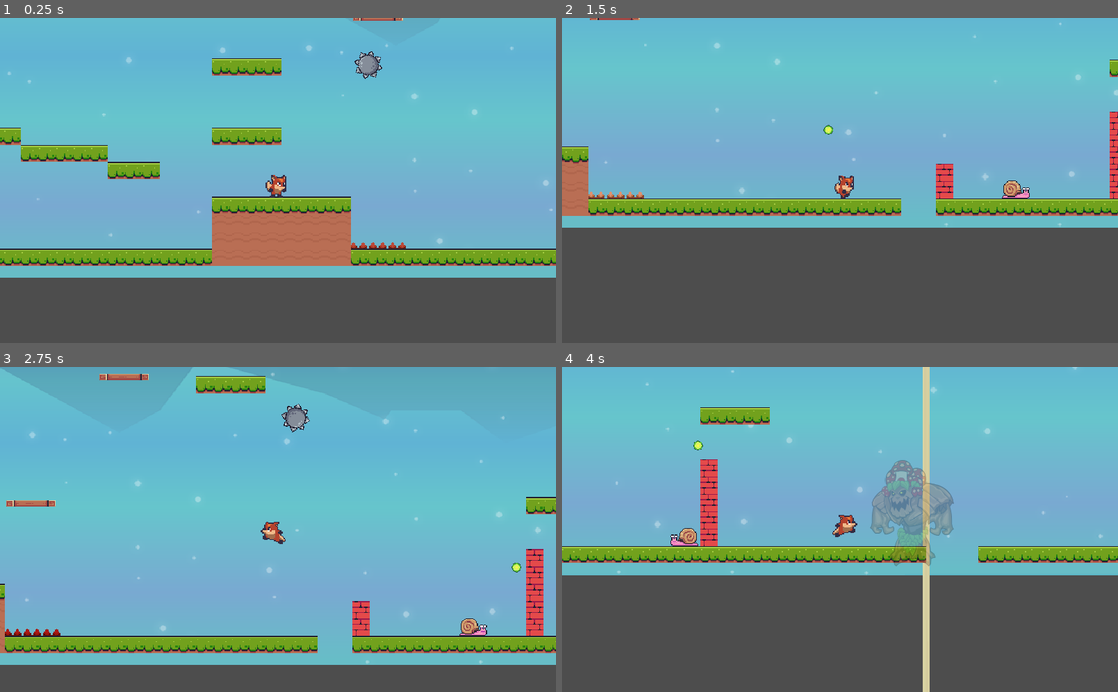
Above: before the commit, frames 1-4 (two rows, left to right).
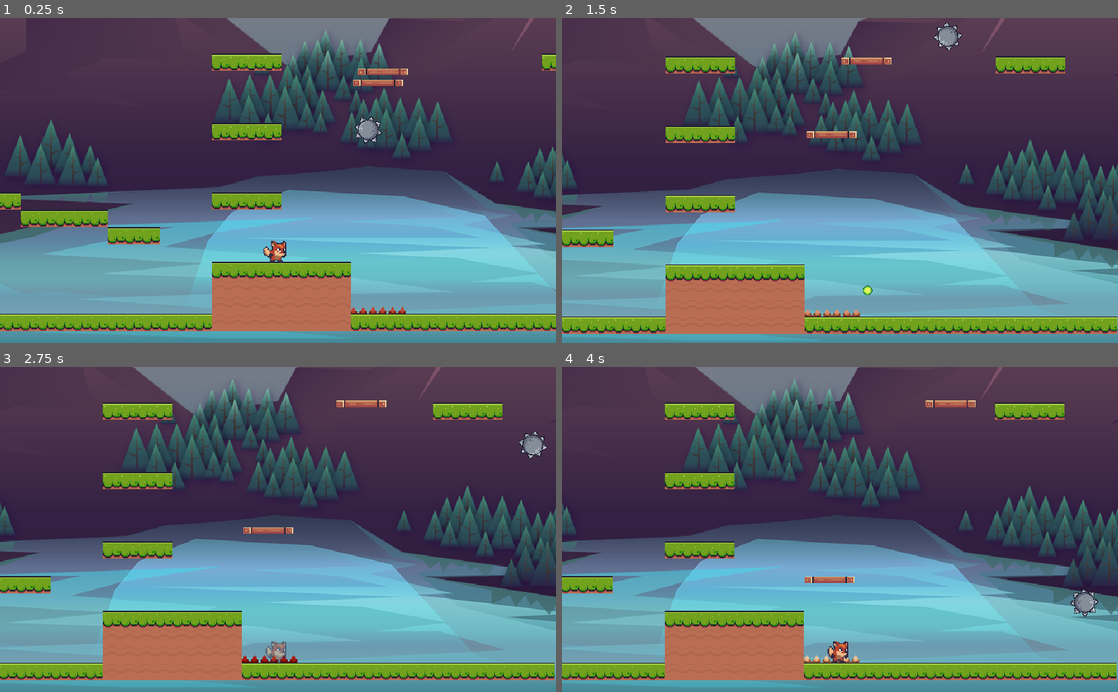
Above: after the commit, the same moments.

Repository: JerryHobby/Foxy-Antics
Game: Godot game, scene res://Scenes/LevelBase/level_base.tscn
The game is run twice, just before and just after one commit, with the same random seed, the same clock (stepped at 60 frames per second) and the same inputs.
Inputs:
- Up to frame 1 (0.25 s): no input
- Up to frame 2 (1.5 s): hold Up (jump) 0.53-1.28 s; hold Right (right) from 0.53 s (still down); tap Alt (shoot) at 1.35 s
- Up to frame 3 (2.75 s): tap Up (jump) at 1.52, 1.55, 1.82 s; release Right (right) at 2.03 s; hold Left (left) from 2.03 s (still down); hold Up (jump) from 2.03 s (still down)
- Up to frame 4 (4 s): release Left (left) at 2.78 s; release Up (jump) at 2.78 s; hold Right (right) from 2.78 s (still down); tap Alt (shoot) at 2.85 s; tap Up (jump) at 3.02, 3.05, 3.32 s; hold Up (jump) from 3.53 s (still down)

The runs differ from the first frame. In frame 1, 93% of the frame differs, in the area x 0-100%, y 0-100%; in frame 2, 98%; in frame 3, 87%; in frame 4, 98%.

Commit message:
sounds, music, cam limits

Diff:
--- a/Scenes/LevelBase/level_base.gd
+++ b/Scenes/LevelBase/level_base.gd
@@ -2,13 +2,15 @@
 @onready var player_cam = $PlayerCam
 @onready var player = $Player
 @onready var exit_barrier = $ExitBarrier
-
+@onready var music = $Music
 
 
 # Called when the node enters the scene tree for the first time.
 func _ready():
 	SignalManager.on_boss_killed.connect(on_boss_killed)
-	pass # Replace with function body.
+	if GameManager.music:
+		music.play()
+
 
 
 func on_boss_killed(_p) -> void:
--- a/Scenes/LevelBase/level_base.tscn
+++ b/Scenes/LevelBase/level_base.tscn
@@ -11,14 +11,8 @@
 [ext_resource type="PackedScene" uid="uid://d130c2xgv5gr0" path="res://Scenes/FloorSpikes/floor_spikes.tscn" id="8_7o0p0"]
 [ext_resource type="PackedScene" uid="uid://tbf5gyfsa8gk" path="res://Scenes/Boss/boss.tscn" id="9_ljh2n"]
 [ext_resource type="PackedScene" uid="uid://dob21ty2r8cnf" path="res://Scenes/Checkpoint/checkpoint.tscn" id="10_ndwt6"]
-[ext_resource type="Texture2D" uid="uid://brqoupqaulmln" path="res://assets/backgrounds/game_background_1/layers/sky.png" id="12_2722f"]
 [ext_resource type="PackedScene" uid="uid://cpi411ufjqtvm" path="res://Scenes/Enemies/snail.tscn" id="12_qqupd"]
-[ext_resource type="Texture2D" uid="uid://dtavghabf5145" path="res://assets/backgrounds/game_background_1/layers/rocks_1.png" id="13_8h3oi"]
-[ext_resource type="Texture2D" uid="uid://cqiukwc88othh" path="res://assets/backgrounds/game_background_1/layers/rocks_2.png" id="13_dmutj"]
-[ext_resource type="Texture2D" uid="uid://baj8u675i0xg1" path="res://assets/backgrounds/game_background_1/layers/clouds_1.png" id="13_motps"]
-[ext_resource type="Texture2D" uid="uid://bbxfujwri4r2m" path="res://assets/backgrounds/game_background_1/layers/clouds_2.png" id="14_x02tx"]
-[ext_resource type="Texture2D" uid="uid://2iuy087833k1" path="res://assets/backgrounds/game_background_1/layers/clouds_3.png" id="15_jgleq"]
-[ext_resource type="Texture2D" uid="uid://i0rcn51gk4bw" path="res://assets/backgrounds/game_background_1/layers/clouds_4.png" id="16_sdmap"]
+[ext_resource type="AudioStream" uid="uid://cyv7esyhc7f74" path="res://assets/sound/Flowing Rocks.ogg" id="13_to7hd"]
 
 [sub_resource type="RectangleShape2D" id="RectangleShape2D_rhy4x"]
 size = Vector2(31.4513, 20)
@@ -33,83 +27,16 @@
 script = ExtResource("1_2kwnp")
 
 [node name="ScrollingBG" parent="." instance=ExtResource("2_eham7")]
-level_number = 4
-
-[node name="ParallaxBackground" type="ParallaxBackground" parent="."]
-visible = false
-offset = Vector2(2.08165e-12, 50)
-transform = Transform2D(1, 0, 0, 1, 2.08165e-12, 50)
-
-[node name="Sky" type="ParallaxLayer" parent="ParallaxBackground"]
-motion_mirroring = Vector2(1440, 0)
-
-[node name="Sprite2D" type="Sprite2D" parent="ParallaxBackground/Sky"]
-scale = Vector2(0.75, 0.75)
-texture = ExtResource("12_2722f")
-offset = Vector2(0, -540)
-
-[node name="Clouds 1" type="ParallaxLayer" parent="ParallaxBackground"]
-motion_scale = Vector2(0.2, 1)
-motion_mirroring = Vector2(1440, 0)
-
-[node name="Sprite2D" type="Sprite2D" parent="ParallaxBackground/Clouds 1"]
-scale = Vector2(0.75, 0.75)
-texture = ExtResource("13_motps")
-offset = Vector2(0, -540)
-
-[node name="Clouds 2" type="ParallaxLayer" parent="ParallaxBackground"]
-motion_scale = Vector2(0.4, 1)
-motion_mirroring = Vector2(1440, 0)
-
-[node name="Sprite2D" type="Sprite2D" parent="ParallaxBackground/Clouds 2"]
-scale = Vector2(0.75, 0.75)
-texture = ExtResource("14_x02tx")
-offset = Vector2(0, -540)
-
-[node name="Clouds 3" type="ParallaxLayer" parent="ParallaxBackground"]
-motion_scale = Vector2(0.6, 1)
-motion_mirroring = Vector2(1440, 0)
-
-[node name="Sprite2D" type="Sprite2D" parent="ParallaxBackground/Clouds 3"]
-scale = Vector2(0.75, 0.75)
-texture = ExtResource("15_jgleq")
-offset = Vector2(0, -540)
-
-[node name="Clouds 4" type="ParallaxLayer" parent="ParallaxBackground"]
-motion_scale = Vector2(0.8, 1)
-motion_mirroring = Vector2(1440, 0)
-
-[node name="Sprite2D" type="Sprite2D" parent="ParallaxBackground/Clouds 4"]
-scale = Vector2(0.75, 0.75)
-texture = ExtResource("16_sdmap")
-offset = Vector2(0, -540)
-
-[node name="Rocks 2" type="ParallaxLayer" parent="ParallaxBackground"]
-motion_scale = Vector2(0.4, 1)
-motion_mirroring = Vector2(1440, 0)
-
-[node name="Sprite2D" type="Sprite2D" parent="ParallaxBackground/Rocks 2"]
-scale = Vector2(0.75, 0.75)
-texture = ExtResource("13_8h3oi")
-offset = Vector2(0, -540)
-
-[node name="Rocks 1" type="ParallaxLayer" parent="ParallaxBackground"]
-motion_scale = Vector2(0.7, 1)
-motion_mirroring = Vector2(1440, 0)
-
-[node name="Sprite2D" type="Sprite2D" parent="ParallaxBackground/Rocks 1"]
-scale = Vector2(0.75, 0.75)
-texture = ExtResource("13_dmutj")
-offset = Vector2(0, -540)
 
 [node name="TileMap" type="TileMap" parent="."]
 position = Vector2(25, -11)
 tile_set = ExtResource("1_pjscn")
 format = 2
-layer_0/tile_data = PackedInt32Array(-65536, 458752, 1, -655 …(12237 unchanged characters)… -2097152, 458752, 0, -2031617, 458752, 0)
+layer_0/tile_data = PackedInt32Array(-65536, 458752, 1, -655 …(12237 unchanged characters)… -2097152, 458752, 0, -2031617, 458752, 0, -65685, 131072, 1, -131221, 131072, 1, -196757, 131072, 1, -262293, 131072, 1, -327829, 131072, 1, -393365, 131072, 1, -458901, 131072, 1, -524437, 131072, 1, -589973, 131072, 1, -655509, 131072, 1, -721045, 131072, 1, -786581, 131072, 1, -852117, 131072, 1, -917653, 131072, 1, -983189, 131072, 1, -1048725, 131072, 1, -1114261, 131072, 1, -1179797, 131072, 1, -1245333, 131072, 1, -1310869, 131072, 1, -1376405, 131072, 1, -1441941, 131072, 1)
 
 [node name="PlayerCam" parent="." instance=ExtResource("2_puia3")]
 zoom = Vector2(2, 2)
+limit_left = -2500
 
 [node name="Floor" type="Area2D" parent="."]
 position = Vector2(2.08165e-12, 25)
@@ -121,7 +48,7 @@
 shape = SubResource("RectangleShape2D_rhy4x")
 
 [node name="Player" parent="." instance=ExtResource("3_d7dg1")]
-position = Vector2(86, -94)
+position = Vector2(86, -91)
 
 [node name="MovingPlatform1" parent="." node_paths=PackedStringArray("p1", "p2") instance=ExtResource("6_lgjyg")]
 position = Vector2(178, -248)
@@ -185,3 +112,6 @@
 
 [node name="Snail" parent="." instance=ExtResource("12_qqupd")]
 position = Vector2(504, -35)
+
+[node name="Music" type="AudioStreamPlayer" parent="."]
+stream = ExtResource("13_to7hd")
--- a/Scenes/Player/player.gd
+++ b/Scenes/Player/player.gd
@@ -13,9 +13,9 @@
 
 
 const GRAVITY:float = 1000.0
-const RUN_SPEED:float = 320.0 # 120
+const RUN_SPEED:float = 120
 const MAX_FALL_SPEED:float = 400.0
-const JUMP_VELOCITY:float = -400.0
+const JUMP_VELOCITY:float = -350.0
 const HURT_JUMP_VELOCITY:Vector2 = Vector2(0, -150)
 
 
@@ -109,7 +109,7 @@
 		PLAYER_STATE.RUN:
 			animation_player.play("run")
 		PLAYER_STATE.HURT:
-			animation_player.play("hurt")
+			apply_hurt_jump()
 		PLAYER_STATE.JUMP:
 			animation_player.play("jump")
 		PLAYER_STATE.FALL:
@@ -123,10 +123,10 @@
 
 
 func apply_hurt_jump() -> void:
-	set_state(PLAYER_STATE.HURT)
 	animation_player.play("hurt")
 	velocity = HURT_JUMP_VELOCITY
 	hurt_timer.start()
+	SignalManager.on_player_hit.emit(0)
 
 
 func apply_hit() -> void:
@@ -134,10 +134,9 @@
 		return
 
 	go_invincible()
-	apply_hurt_jump()
 	SoundManager.play_clip(sound_player, SoundManager.SOUND_DAMAGE)
 	set_state(PLAYER_STATE.HURT)
-	global_position = _reset_position
+	#global_position = _reset_position
 
 
 func _on_hit_box_area_entered(_area):
@@ -151,7 +150,7 @@
 
 
 func _on_hurt_timer_timeout():
-		set_state(PLAYER_STATE.IDLE)
+	set_state(PLAYER_STATE.IDLE)
 
 
 func on_checkpoint(_position):
--- a/Scenes/PlayerCam/player_cam.gd
+++ b/Scenes/PlayerCam/player_cam.gd
@@ -1,11 +1,35 @@
 extends Camera2D
+@onready var shake_timer = $ShakeTimer
+
+@export var shake_amount:float = 3.0
 
 
 # Called when the node enters the scene tree for the first time.
 func _ready():
-	pass # Replace with function body.
+	set_process(false)
+	SignalManager.on_player_hit.connect(on_player_hit)
 
 
 # Called every frame. 'delta' is the elapsed time since the previous frame.
 func _process(_delta):
-	pass
+	offset = get_random_offset()
+
+
+func get_random_offset() -> Vector2:
+	return Vector2(
+		randf_range(shake_amount, -shake_amount),
+		randf_range(shake_amount, -shake_amount)
+	)
+
+func shake() -> void:
+	set_process(true)
+	shake_timer.start()
+
+
+func on_player_hit(_lives:int) -> void:
+	shake()
+
+
+func _on_shake_timer_timeout():
+	set_process(false)
+	offset = Vector2.ZERO
--- a/Scenes/PlayerCam/player_cam.tscn
+++ b/Scenes/PlayerCam/player_cam.tscn
@@ -3,4 +3,13 @@
 [ext_resource type="Script" path="res://Scenes/PlayerCam/player_cam.gd" id="1_12jgk"]
 
 [node name="PlayerCam" type="Camera2D"]
+limit_left = -1000000
+limit_top = -800
+limit_bottom = 0
 script = ExtResource("1_12jgk")
+
+[node name="ShakeTimer" type="Timer" parent="."]
+wait_time = 0.3
+one_shot = true
+
+[connection signal="timeout" from="ShakeTimer" to="." method="_on_shake_timer_timeout"]
--- a/Singletons/GameManager.gd
+++ b/Singletons/GameManager.gd
@@ -1,3 +1,6 @@
 extends Node
 
 const GROUP_PLAYER:String = "player"
+
+var music:bool = false
+var sounds:bool = true
--- a/Singletons/SignalManager.gd
+++ b/Singletons/SignalManager.gd
@@ -4,3 +4,4 @@
 signal on_pickup_hit(points:int)
 signal on_boss_killed(points:int)
 signal on_checkpoint(position:Vector2)
+signal on_player_hit(lives:int)
--- a/Singletons/SoundManager.gd
+++ b/Singletons/SoundManager.gd
@@ -34,6 +34,9 @@
 
 
 func play_clip(player: AudioStreamPlayer2D, clip_key: String):
+	if GameManager.sounds == false:
+		return
+
 	if SOUNDS.has(clip_key) == false:
 		return
 	player.stream = SOUNDS[clip_key]
Not shown: 1 places in Scenes/LevelBase/level_base.tscn that only renumber resources
Not shown, changed: assets/sound/Flowing Rocks.ogg.import
